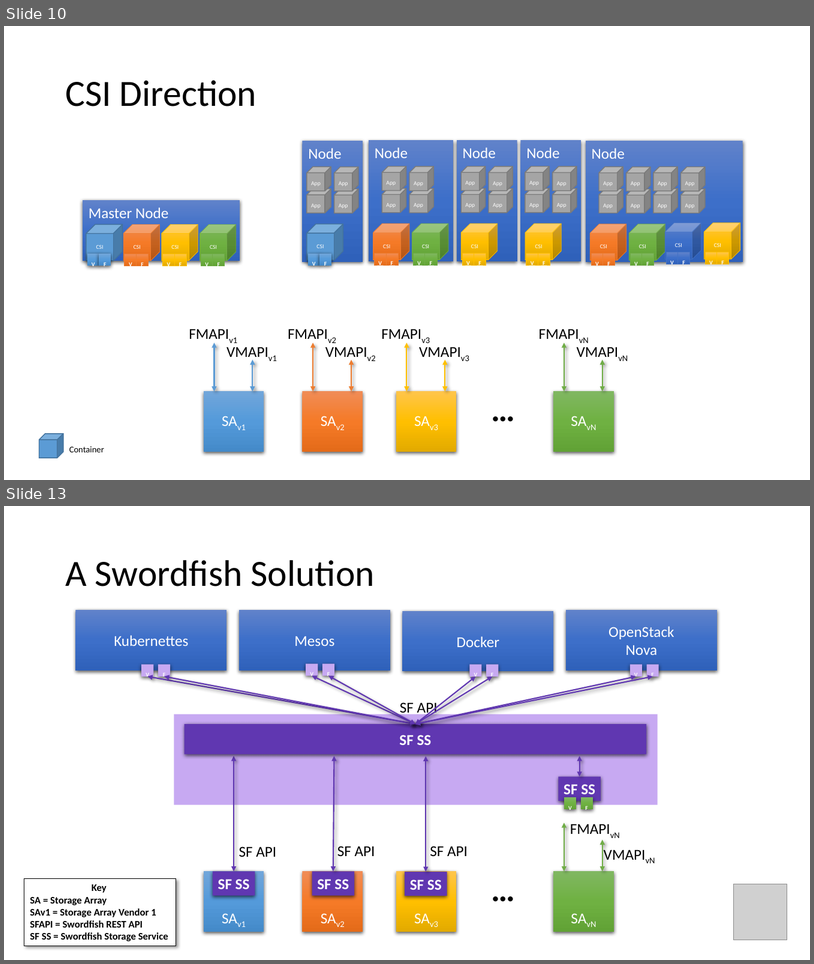
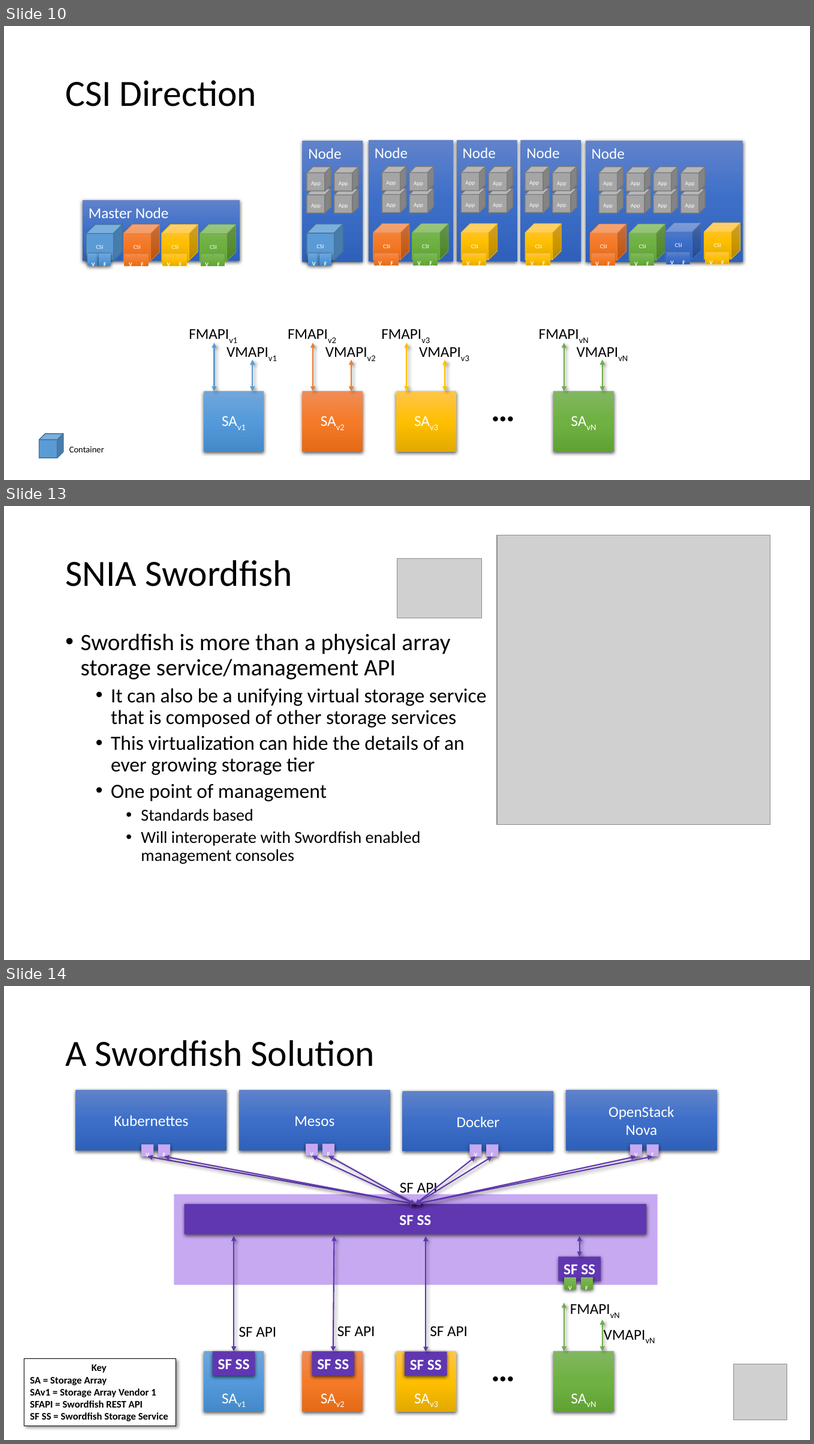
Before and after one commit to SNIA/OSL, a slide deck: Presentations/Orchestration and Swordfish Concepts v1.pptx. Shown one above the other, each under a label of ours: slides 10 and 13 before the commit, slides 10, 13 and 14 after it; the slides between them are not shown. The pictures are 814x964 and 814x1444 pixels, drawn with LibreOffice and Linux fonts; fonts in the diff are those of the drawing; grey boxes stand for pictures. Boxes give left, top, right and bottom in pixels: in the first picture for what was removed or moved away, otherwise in the second. Text is boxed around its words. In the diff, an @@ line names an element or a change of style, - is before the commit and + after.

Commit message:
Updates v1 slightly
Added some text around Swordfish

```diff
--- a/Presentations/Orchestration and Swordfish Concepts v1.pptx
+++ b/Presentations/Orchestration and Swordfish Concepts v1.pptx
@@ slide 13 added at (4,506,810,960), background #FFFFFF @@
@@ picture added at (498,535,771,825) @@
@@ picture added at (398,559,482,618) @@
@@ title added at (65,560,293,586), 44 pt, text #000000 @@
+SNIA Swordfish
@@ text added at (81,633,487,864), 24 pt, text #000000 @@
+• Swordfish is more than a physical array storage service/management API
+  • It can also be a unifying virtual storage service that is composed of other storage services
+  • This virtualization can hide the details of an ever growing storage tier
+  • One point of management
+    • Standards based
+    • Will interoperate with Swordfish enabled management consoles
@@ what was slide 13 is now slide 14 @@
```
Also in this commit, not shown: 3 slides changed.
